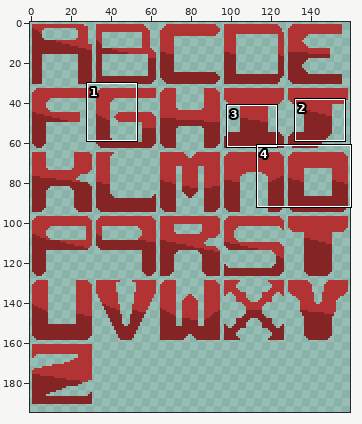
Two states of a pixel-art file, Assets/Sprites/Cosmo Font.aseprite. The first picture is a wide view before the edit; the outline marks the close-up.
Close-up. Before the edit:
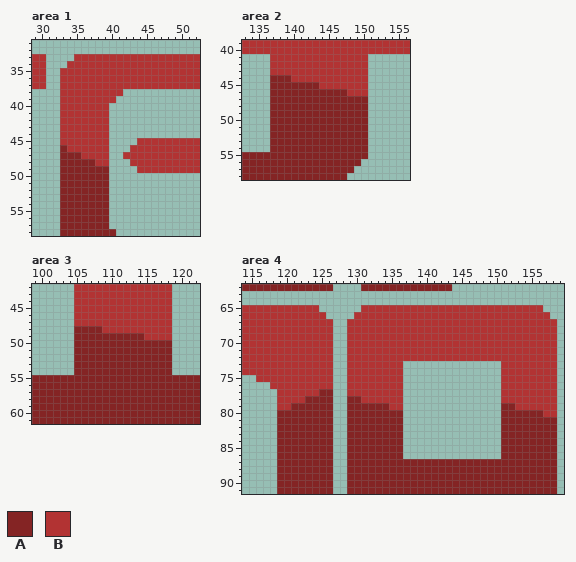
160x195 pixels, 1 frame. Shown: area 1: x 29..52, y 31..58; area 2: x 133..156, y 39..58; area 3: x 99..122, y 42..61; area 4: x 114..159, y 62..91. The commit also changed other parts of the picture, which this record leaves out.
Palette (. is transparent): A #842424  B #b23333
Pixels before, area 1, first column x 29:
33 BB....BBBBBBBBBBBBBBBBBB
34 BB...BBBBBBBBBBBBBBBBBBB
35 BB..BBBBBBBBBBBBBBBBBBBB
36 BB..BBBBBBBBBBBBBBBBBBBB
37 BB..BBBBBBBBBBBBBBBBBBBB
38 ....BBBBBBBBB...........
39 ....BBBBBBBB............
40 ....BBBBBBB.............
41 ....BBBBBBB.............
42 ....BBBBBBB.............
43 ....BBBBBBB.............
44 ....BBBBBBB.............
45 ....BBBBBBB....BBBBBBBBB
46 ....ABBBBBB...BBBBBBBBBB
47 ....AAABBBB..BBBBBBBBBBB
48 ....AAAAABB...BBBBBBBBBB
49 ....AAAAAAA....BBBBBBBBB
50 ....AAAAAAA.............
51 ....AAAAAAA.............
52 ....AAAAAAA.............
53 ....AAAAAAA.............
54 ....AAAAAAA.............
55 ....AAAAAAA.............
56 ....AAAAAAA.............
57 ....AAAAAAA.............
58 ....AAAAAAAA............
Pixels before, area 2, first column x 133:
39 BBBBBBBBBBBBBBBBBBBBBBBB
40 BBBBBBBBBBBBBBBBBBBBBBBB
41 ....BBBBBBBBBBBBBB......
42 ....BBBBBBBBBBBBBB......
43 ....BBBBBBBBBBBBBB......
44 ....AAABBBBBBBBBBB......
45 ....AAAAAAABBBBBBB......
46 ....AAAAAAAAAAABBB......
47 ....AAAAAAAAAAAAAA......
48 ....AAAAAAAAAAAAAA......
49 ....AAAAAAAAAAAAAA......
50 ....AAAAAAAAAAAAAA......
51 ....AAAAAAAAAAAAAA......
52 ....AAAAAAAAAAAAAA......
53 ....AAAAAAAAAAAAAA......
54 ....AAAAAAAAAAAAAA......
55 AAAAAAAAAAAAAAAAAA......
56 AAAAAAAAAAAAAAAAA.......
57 AAAAAAAAAAAAAAAA........
58 AAAAAAAAAAAAAAA.........
Pixels before, area 3, first column x 99:
42 ......BBBBBBBBBBBBBB....
43 ......BBBBBBBBBBBBBB....
44 ......BBBBBBBBBBBBBB....
45 ......BBBBBBBBBBBBBB....
46 ......BBBBBBBBBBBBBB....
47 ......BBBBBBBBBBBBBB....
48 ......AAAABBBBBBBBBB....
49 ......AAAAAAAAAABBBB....
50 ......AAAAAAAAAAAAAA....
51 ......AAAAAAAAAAAAAA....
52 ......AAAAAAAAAAAAAA....
53 ......AAAAAAAAAAAAAA....
54 ......AAAAAAAAAAAAAA....
55 AAAAAAAAAAAAAAAAAAAAAAAA
56 AAAAAAAAAAAAAAAAAAAAAAAA
57 AAAAAAAAAAAAAAAAAAAAAAAA
58 AAAAAAAAAAAAAAAAAAAAAAAA
59 AAAAAAAAAAAAAAAAAAAAAAAA
60 AAAAAAAAAAAAAAAAAAAAAAAA
61 AAAAAAAAAAAAAAAAAAAAAAAA
Pixels before, area 4, first column x 114:
62 AAAAAAAAAAAAA....AAAAAAAAAAAAA...............
63 .............................................
64 .............................................
65 BBBBBBBBBBB......BBBBBBBBBBBBBBBBBBBBBBBBBB..
66 BBBBBBBBBBBB....BBBBBBBBBBBBBBBBBBBBBBBBBBBB.
67 BBBBBBBBBBBBB..BBBBBBBBBBBBBBBBBBBBBBBBBBBBBB
68 BBBBBBBBBBBBB..BBBBBBBBBBBBBBBBBBBBBBBBBBBBBB
69 BBBBBBBBBBBBB..BBBBBBBBBBBBBBBBBBBBBBBBBBBBBB
70 BBBBBBBBBBBBB..BBBBBBBBBBBBBBBBBBBBBBBBBBBBBB
71 BBBBBBBBBBBBB..BBBBBBBBBBBBBBBBBBBBBBBBBBBBBB
72 BBBBBBBBBBBBB..BBBBBBBBBBBBBBBBBBBBBBBBBBBBBB
73 BBBBBBBBBBBBB..BBBBBBBB..............BBBBBBBB
74 BBBBBBBBBBBBB..BBBBBBBB..............BBBBBBBB
75 ..BBBBBBBBBBB..BBBBBBBB..............BBBBBBBB
76 ....BBBBBBBBB..BBBBBBBB..............BBBBBBBB
77 .....BBBBBBAA..BBBBBBBB..............BBBBBBBB
78 .....BBBBAAAA..AABBBBBB..............BBBBBBBB
79 .....BBAAAAAA..AAAAAABB..............AABBBBBB
80 .....AAAAAAAA..AAAAAAAA..............AAAAAABB
81 .....AAAAAAAA..AAAAAAAA..............AAAAAAAA
82 .....AAAAAAAA..AAAAAAAA..............AAAAAAAA
83 .....AAAAAAAA..AAAAAAAA..............AAAAAAAA
84 .....AAAAAAAA..AAAAAAAA..............AAAAAAAA
85 .....AAAAAAAA..AAAAAAAA..............AAAAAAAA
86 .....AAAAAAAA..AAAAAAAA..............AAAAAAAA
87 .....AAAAAAAA..AAAAAAAAAAAAAAAAAAAAAAAAAAAAAA
88 .....AAAAAAAA..AAAAAAAAAAAAAAAAAAAAAAAAAAAAAA
89 .....AAAAAAAA..AAAAAAAAAAAAAAAAAAAAAAAAAAAAAA
90 .....AAAAAAAA..AAAAAAAAAAAAAAAAAAAAAAAAAAAAAA
91 .....AAAAAAAA..AAAAAAAAAAAAAAAAAAAAAAAAAAAAAA
After the commit:
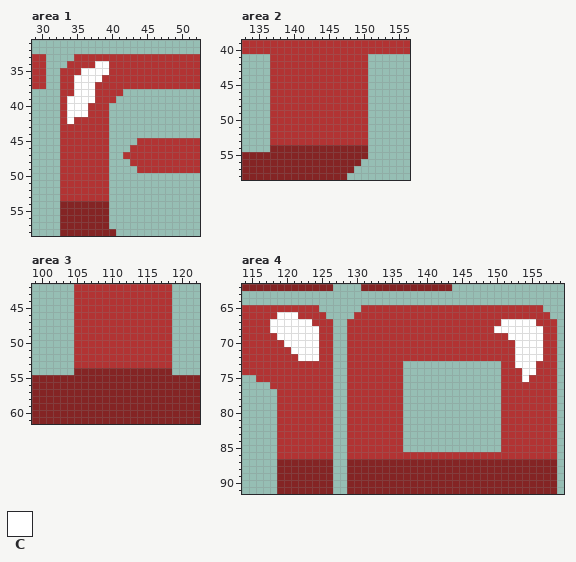
Colours new in this view: C #ffffff
Changes in this commit:
Area 1:
y 34: x 38..39 BB -> CC
y 35: x 36..39 BBBB -> CCCC
y 36: x 35..38 BBBB -> CCCC
y 37..38: x 35..37 BBB -> CCC
y 39: x 34..37 BBBB -> CCCC
y 40..41: x 34..36 BBB -> CCC
y 42: x 34 B -> C
y 46: x 33 A -> B
y 47: x 33..35 AAA -> BBB
y 48: x 33..37 AAAAA -> BBBBB
y 49..53: x 33..39 AAAAAAA -> BBBBBBB
Area 2:
y 44: x 137..139 AAA -> BBB
y 45: x 137..143 AAAAAAA -> BBBBBBB
y 46: x 137..147 AAAAAAAAAAA -> BBBBBBBBBBB
y 47..53: x 137..150 AAAAAAAAAAAAAA -> BBBBBBBBBBBBBB
Area 3:
y 48: x 105..108 AAAA -> BBBB
y 49: x 105..114 AAAAAAAAAA -> BBBBBBBBBB
y 50..53: x 105..118 AAAAAAAAAAAAAA -> BBBBBBBBBBBBBB
Area 4:
y 66: x 119..121 BBB -> CCC
y 67: x 118..123 BBBBBB -> CCCCCC; x 151..155 BBBBB -> CCCCC
y 68: x 118..124 BBBBBBB -> CCCCCCC; x 150..156 BBBBBBB -> CCCCCCC
y 69: x 119..124 BBBBBB -> CCCCCC; x 152..156 BBBBB -> CCCCC
y 70: x 120..124 BBBBB -> CCCCC; x 153..156 BBBB -> CCCC
y 71: x 121..124 BBBB -> CCCC; x 153..156 BBBB -> CCCC
y 72: x 122..124 BBB -> CCC; x 153..156 BBBB -> CCCC
y 73: x 153..155 BBB -> CCC
y 74: x 154..155 BB -> CC
y 75: x 154 B -> C
y 77: x 125..126 AA -> BB
y 78: x 123..126 AAAA -> BBBB; x 129..130 AA -> BB
y 79: x 121..126 AAAAAA -> BBBBBB; x 129..134 AAAAAA -> BBBBBB; x 151..152 AA -> BB
y 80: x 119..126 AAAAAAAA -> BBBBBBBB; x 129..136 AAAAAAAA -> BBBBBBBB; x 151..156 AAAAAA -> BBBBBB
y 81..85: x 119..126 AAAAAAAA -> BBBBBBBB; x 129..136 AAAAAAAA -> BBBBBBBB; x 151..158 AAAAAAAA -> BBBBBBBB
y 86: x 119..126 AAAAAAAA -> BBBBBBBB; x 129..158 AAAAAAAA..............AAAAAAAA -> BBBBBBBBBBBBBBBBBBBBBBBBBBBBBB
Boxes around the changes in both close-ups, in picture pixels (x1, y1, x2, y2):
changed: (67, 61, 109, 124)
changed: (60, 145, 109, 201)
changed: (270, 75, 368, 145)
changed: (74, 326, 172, 368)
changed: (270, 312, 557, 459)
